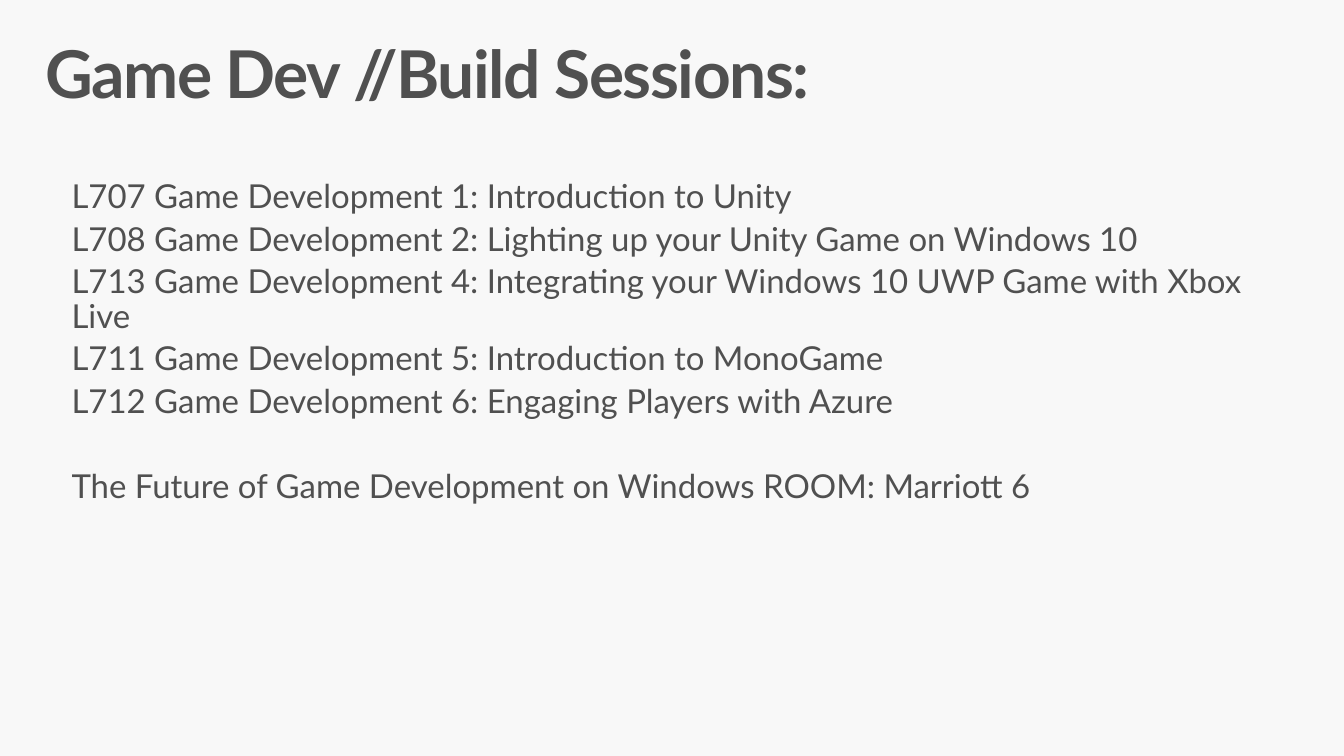
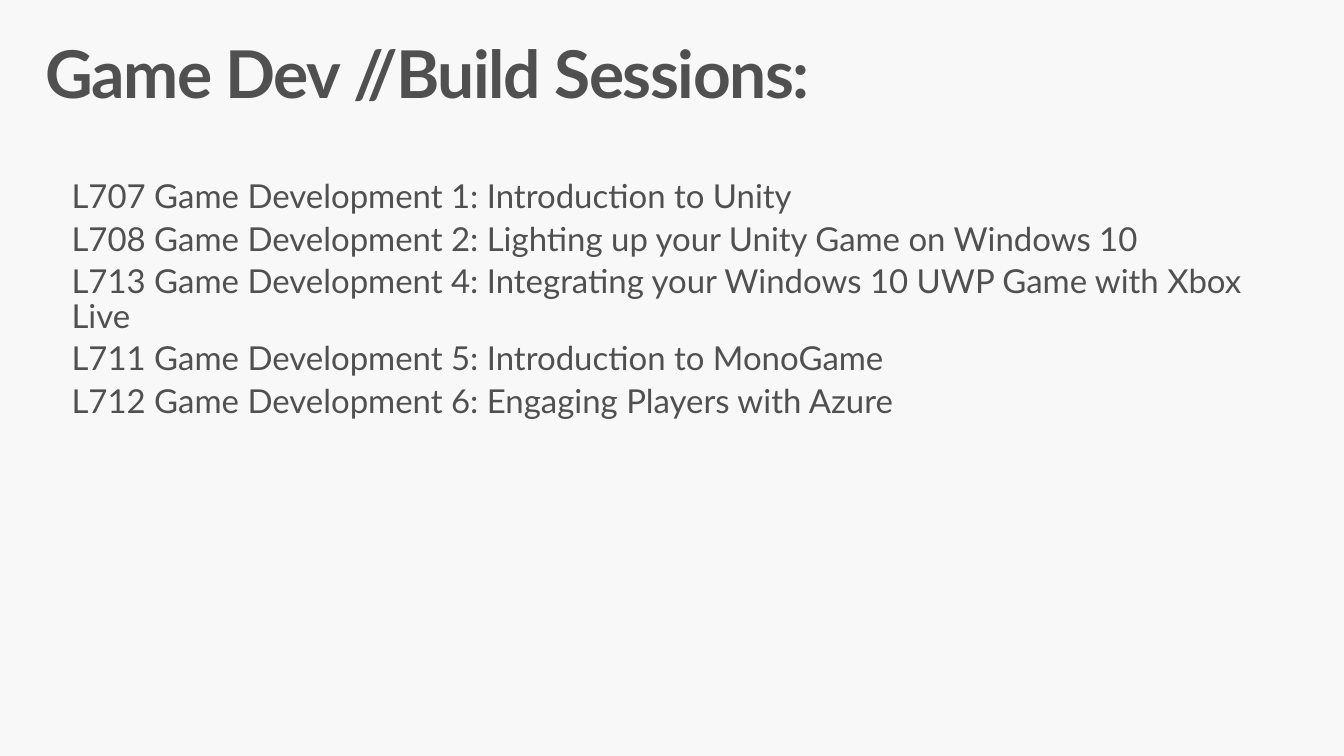
Before and after one commit to Microsoft-Build-2016/CodeLabs-GameDev-3-ANGLE, a slide deck: slide 13 of Presentation.pptx (slide 12 before the commit). Drawn at 1344x756 pixels with LibreOffice and Linux fonts; fonts in the diff are those of the drawing. Boxes give left, top, right and bottom in pixels: in the first picture for what was removed or moved away, otherwise in the second. Text is boxed around its words. In the diff, an @@ line names an element or a change of style, - is before the commit and + after.

Commit message:
added related session slide

```diff
--- a/Presentation.pptx
+++ b/Presentation.pptx
@@ text at <box>72,473,1030,504</box>: paragraph removed @@
-  The Future of Game Development on Windows ROOM: Marriott 6
```
Also in this commit, not shown: 1 slide added.
